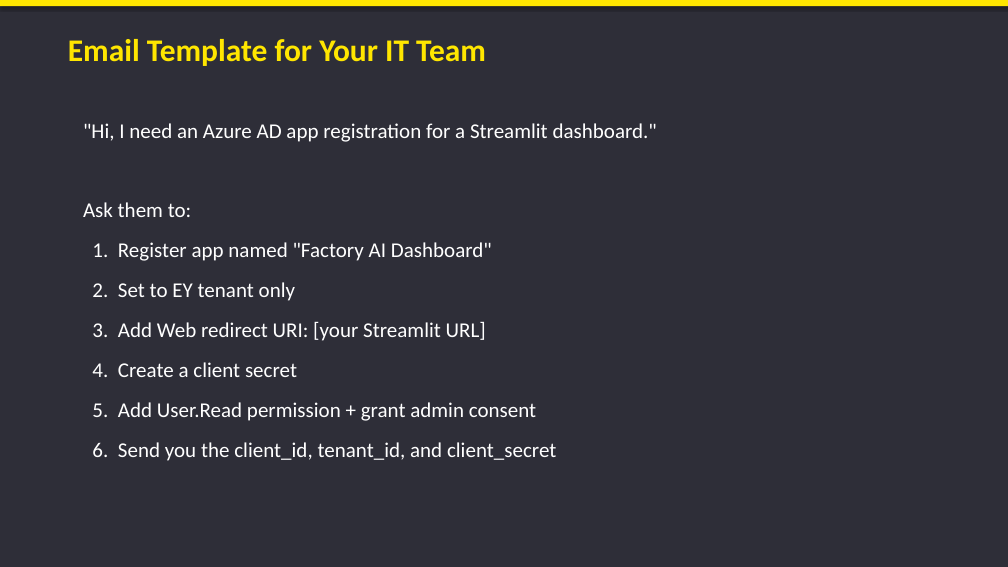
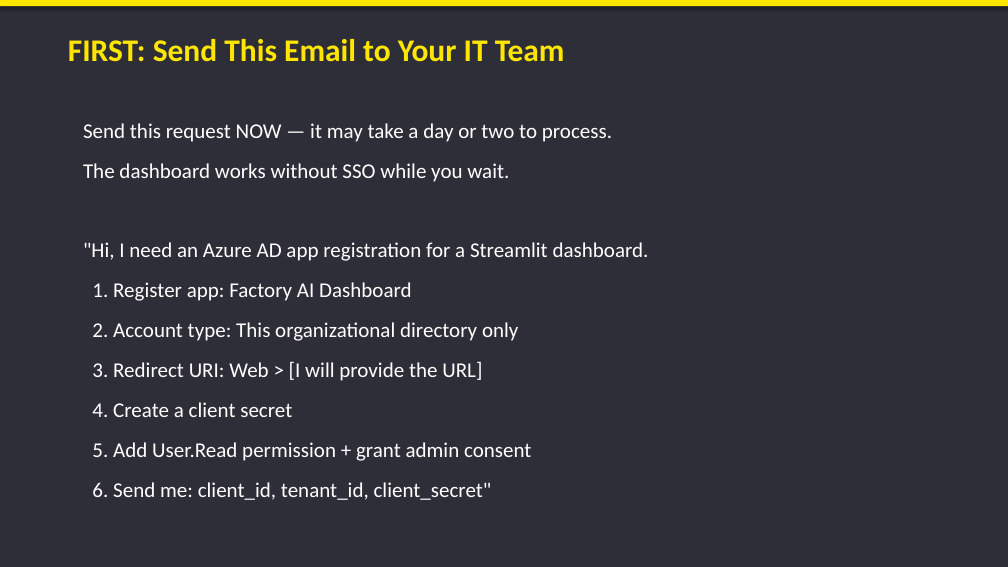
Before and after one commit to JustinDGold/Factory-Dashboard-demo, a slide deck: slide 4 of Factory_AI_Dashboard_Guide.pptx (slide 17 before the commit). Drawn at 1008x567 pixels with LibreOffice and Linux fonts; fonts in the diff are those of the drawing. Boxes give left, top, right and bottom in pixels: in the first picture for what was removed or moved away, otherwise in the second. Text is boxed around its words. In the diff, an @@ line names an element or a change of style, - is before the commit and + after.

```diff
--- a/Factory_AI_Dashboard_Guide.pptx
+++ b/Factory_AI_Dashboard_Guide.pptx
@@ text at (68, 39, 565, 62): text changed @@
-Email Template for Your IT Team
+FIRST: Send This Email to Your IT Team
@@ text at (83, 123, 649, 381): text changed @@
-"Hi, I need an Azure AD app registration for a Streamlit dashboard."
-Ask them to:
-1. Register app named "Factory AI Dashboard"
-2. Set to EY tenant only
-3. Add Web redirect URI: [your Streamlit URL]
+Send this request NOW — it may take a day or two to process.
+The dashboard works without SSO while you wait.
+"Hi, I need an Azure AD app registration for a Streamlit dashboard.
+1. Register app: Factory AI Dashboard
+2. Account type: This organizational directory only
+3. Redirect URI: Web > [I will provide the URL]
@@ text at (92, 482, 492, 500): text changed @@
-6. Send you the client_id, tenant_id, and client_secret
+6. Send me: client_id, tenant_id, client_secret"
```
Also in this commit, not shown: 5 other slides changed, 1 slide added, 3 other files.
